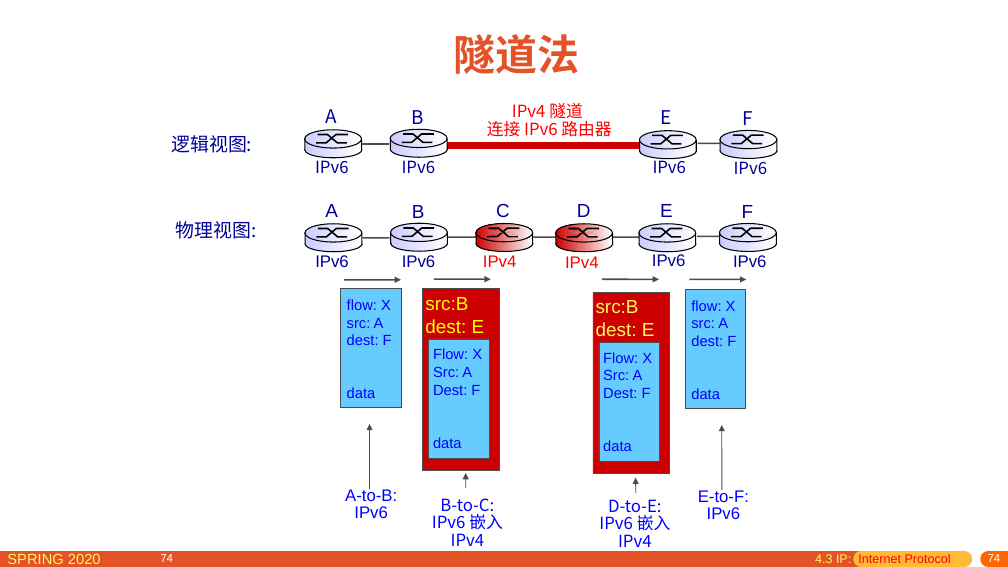
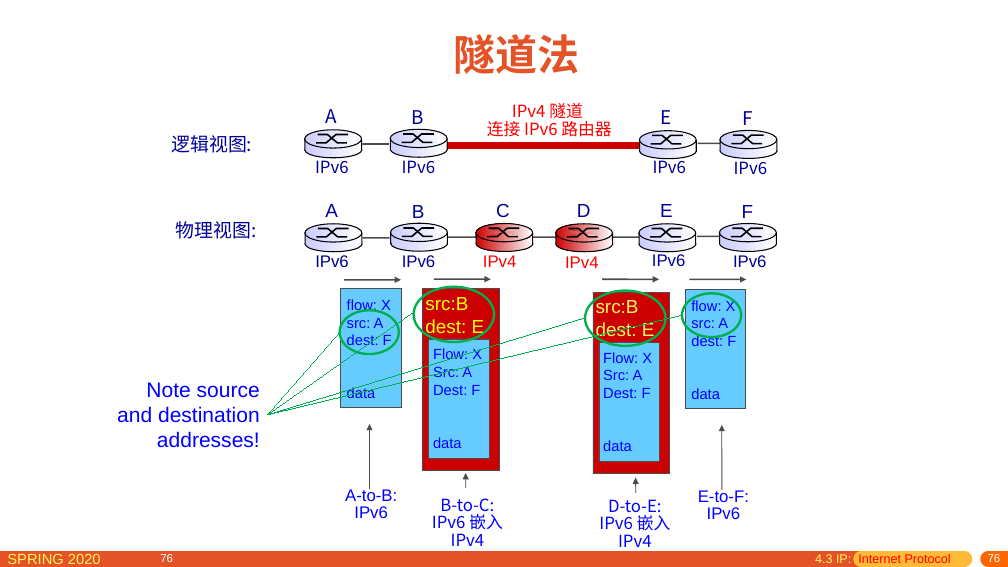
Before and after one commit to network-distributed/presentations, a slide deck: slide 76 of chapter4_cn.pptx (slide 74 before the commit). Drawn at 1008x567 pixels with LibreOffice and Linux fonts; fonts in the diff are those of the drawing. Boxes give left, top, right and bottom in pixels: in the first picture for what was removed or moved away, otherwise in the second. Text is boxed around its words. In the diff, an @@ line names an element or a change of style, - is before the commit and + after.

```diff
--- a/chapter4_cn.pptx
+++ b/chapter4_cn.pptx
@@ group added at box(117, 287, 741, 448): 4 ellipses, 4 lines, 1 text @@
+Note source and destination addresses!
@@ page number at box(160, 554, 173, 562): text changed @@
-74
+76
@@ page number at box(988, 554, 1001, 562): text changed @@
-74
+76
```
Also in this commit, not shown: 27 other slides changed, 9 slides added, 4 other files.
